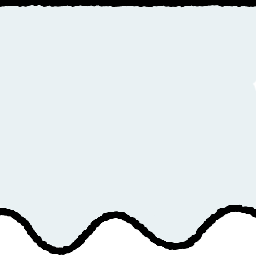
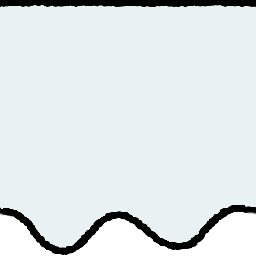
Before/after of a 256px x 256px layered artwork. What changed in the layer stack:
painted on "lines" over 0, 5, 256, 255
painted on "col" over 106, 5, 256, 243
